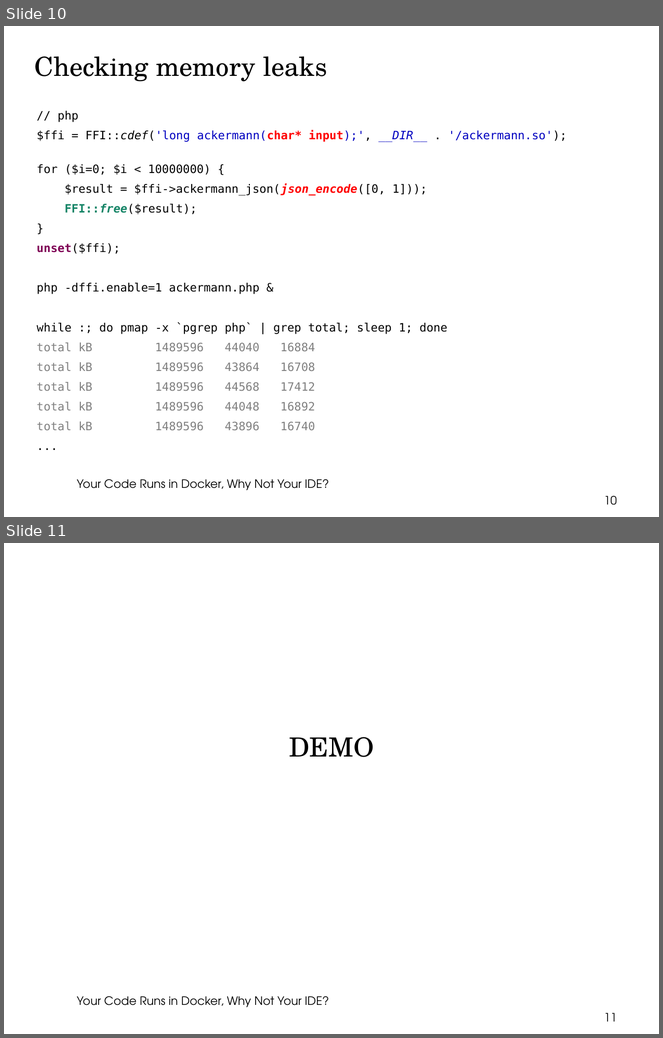
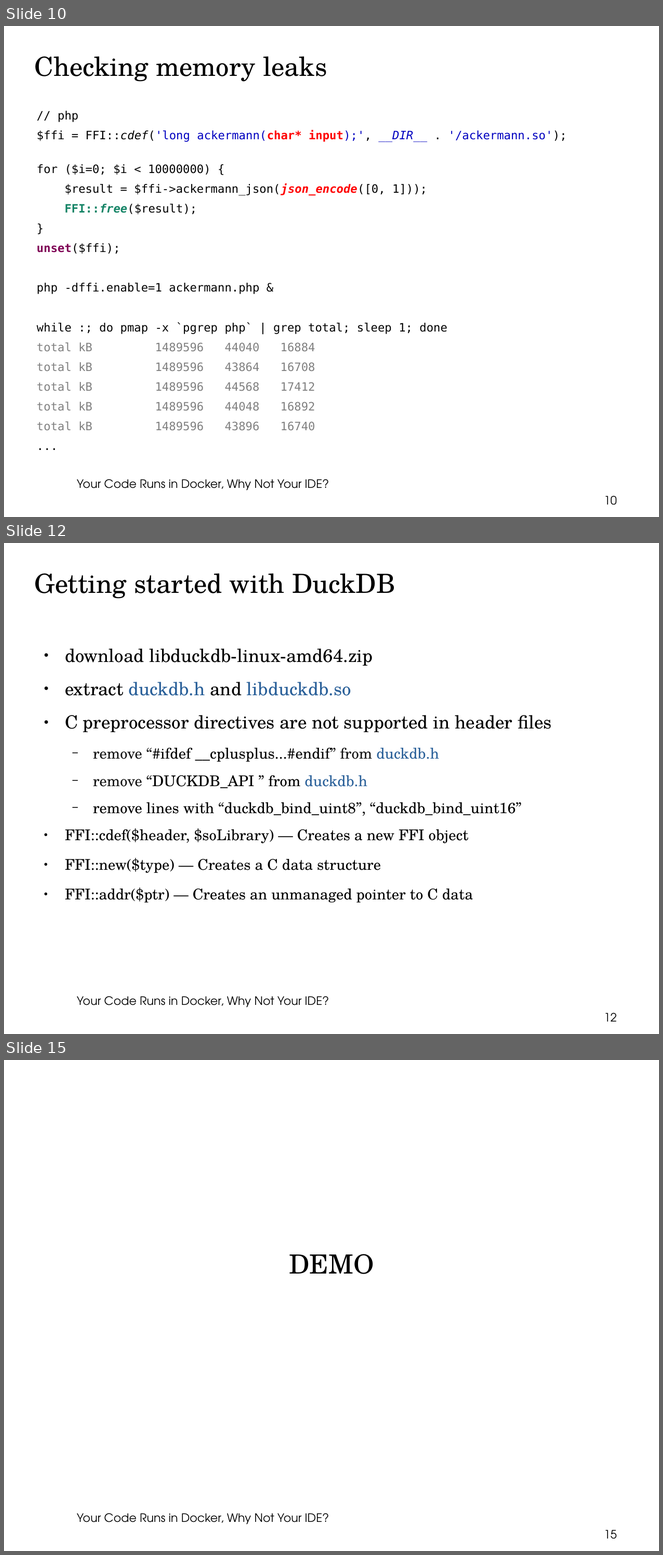
Before and after one commit to thbley/php-go-integration, a slide deck: getting_started_with_php_ffi.odp. Shown one above the other, each under a label of ours: slides 10 and 11 before the commit, slides 10, 12 and 15 after it; the slides between them are not shown. The pictures are 663x1038 and 663x1555 pixels, drawn with LibreOffice and Linux fonts; fonts in the diff are those of the drawing; background and template pictures are left out. Boxes give left, top, right and bottom in pixels: in the first picture for what was removed or moved away, otherwise in the second. Text is boxed around its words. In the diff, an @@ line names an element or a change of style, - is before the commit and + after.

```diff
--- a/getting_started_with_php_ffi.odp
+++ b/getting_started_with_php_ffi.odp
@@ slide 12 added at box(4, 543, 659, 1034), background picture (left out); not listed: 1 template element that a slide beside it also shows @@
@@ title added at box(34, 573, 396, 599), 32 pt, text #000000 @@
+Getting started with DuckDB
@@ text added at box(65, 649, 552, 903), 18 pt, text #000000 @@
+● download libduckdb-linux-amd64.zip
+● extract duckdb.h and libduckdb.so
+● C preprocessor directives are not supported in header files
+  − remove “#ifdef __cplusplus...#endif” from duckdb.h
+  − remove “DUCKDB_API ” from duckdb.h
+  − remove lines with “duckdb_bind_uint8”, “duckdb_bind_uint16”
+● FFI::cdef($header, $soLibrary) — Creates a new FFI object
+● FFI::new($type) — Creates a C data structure
+● FFI::addr($ptr) — Creates an unmanaged pointer to C data
@@ page number added at box(604, 1013, 617, 1022), 14 pt, text #000000 @@
+12
@@ what was slide 11 is now slide 15 @@
@@ page number at box(604, 1530, 617, 1539): text changed @@
-11
+15
```
Also in this commit, not shown: 3 slides changed, 3 other slides added, 1 other file.
